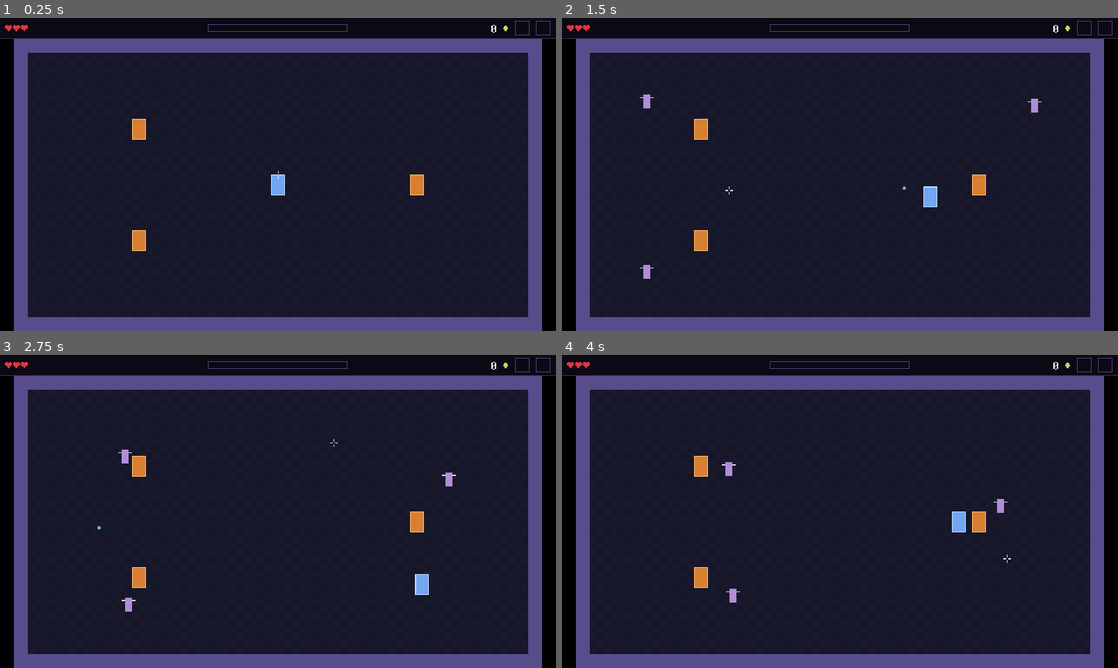
Above: before the commit, frames 1-4 (two rows, left to right).
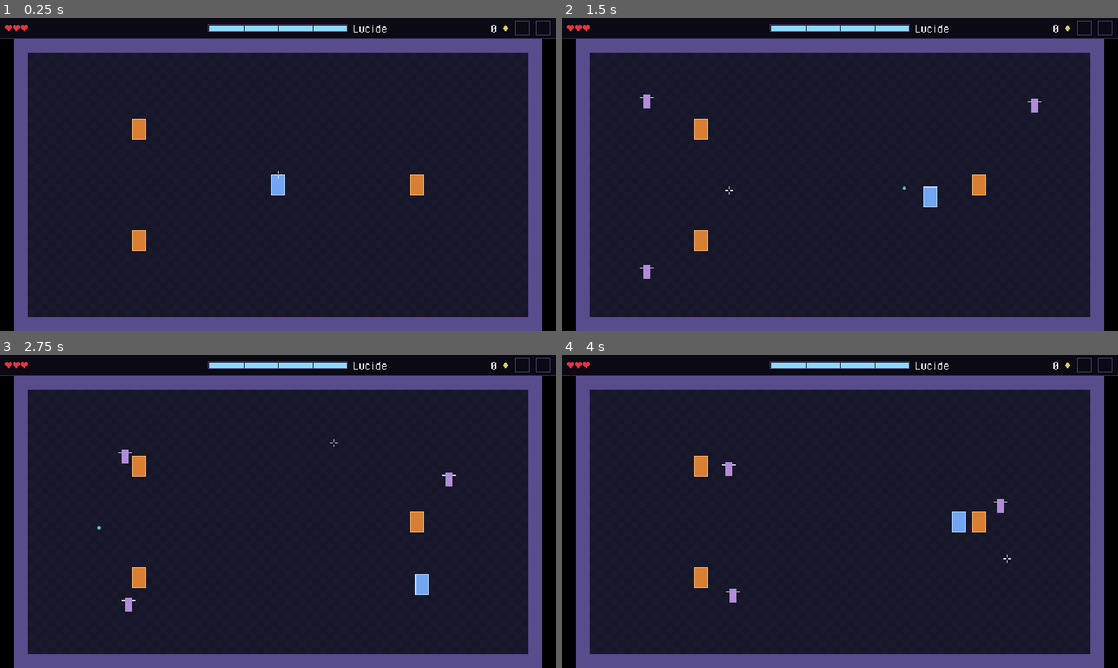
Above: after the commit, the same moments.

Repository: Kroustille/hypnagogia
Game: Godot game, scene res://main/main.tscn
The game is run twice, just before and just after one commit, with the same random seed, the same clock (stepped at 60 frames per second) and the same inputs.
Inputs (mouse positions are in pixels of both pictures, inside the frame that each line leads up to):
- Up to frame 1 (0.25 s): no input
- Up to frame 2 (1.5 s): tap Enter at 0.5 s; move the mouse to (962, 158) at 0.52 s; hold D (move_right) 0.53-1.28 s; tap Space (dash) at 0.6 s; move the mouse to (728, 190) at 1.27 s; hold S (move_down) from 1.28 s (still down); click (728, 190) at 1.35 s
- Up to frame 3 (2.75 s): move the mouse to (333, 442) at 2.02 s; release S (move_down) at 2.03 s; hold D (move_right) from 2.03 s (still down); tap 1 at 2.1 s
- Up to frame 4 (4 s): move the mouse to (812, 574) at 2.77 s; release D (move_right) at 2.78 s; hold W (move_up) 2.78-3.53 s; tap 2 at 2.85 s; move the mouse to (1006, 558) at 3.52 s; hold A (move_left) from 3.53 s (still down); tap 3 at 3.6 s

The runs differ from the first frame. In frame 1, 0.5% of the frame differs, in the area x 37-70%, y 2-5%; in frame 2, 0.5%; in frame 3, 0.5%; in frame 4, 0.5%.

Commit message:
feat(hud): show lucidity gauge and tier name in reserved place
Co-Authored-By: Claude Sonnet 5.5 <noreply@anthropic.com>

Diff:
--- a/game/ui/hud/hud.gd
+++ b/game/ui/hud/hud.gd
@@ -8,6 +8,12 @@
 const BAND_EDGE_COLOR: Color = Color(0.21, 0.18, 0.33)
 const MARGIN: int = 6
 const LUCIDITY_SLOT_SIZE: Vector2 = Vector2(160, 8)
+## Room right of the gauge for the tier name, up to the shards.
+const TIER_LABEL_WIDTH: int = 110
+const TIER_NAME_KEYS: Array[StringName] = [
+	&"UI_LUCIDITY_LUCID", &"UI_LUCIDITY_FLOATING", &"UI_LUCIDITY_DRIFT", &"UI_LUCIDITY_ABANDON",
+	&"UI_LUCIDITY_TOTAL_ABANDON",
+]
 const ITEM_SLOT_SIZE: Vector2 = Vector2(16, 16)
 const ITEM_SLOT_GAP: int = 8
 const SHARD_COLOR: Color = Color(0.85, 0.8, 0.4)
@@ -16,6 +22,9 @@
 
 var _hearts: HeartRow
 var _lucidity_slot: HudSlot
+var _lucidity_gauge: LucidityGauge
+var _tier_label: Label
+var _tier: int = -1
 var _active_item_slot: HudSlot
 var _consumable_slot: HudSlot
 var _shards_label: Label
@@ -35,6 +44,19 @@
 
 	_lucidity_slot = _make_slot("LucidityGaugeSlot", LUCIDITY_SLOT_SIZE, Vector2(
 		(Const.VIEWPORT.x - LUCIDITY_SLOT_SIZE.x) / 2.0, (Const.HUD_BAND_HEIGHT - LUCIDITY_SLOT_SIZE.y) / 2.0))
+	_lucidity_gauge = LucidityGauge.new()
+	_lucidity_gauge.name = "LucidityGauge"
+	_lucidity_gauge.position = _lucidity_slot.position
+	_lucidity_gauge.size = LUCIDITY_SLOT_SIZE
+	add_child(_lucidity_gauge) # a sibling over the frame: the slot itself stays empty
+	_tier_label = Label.new()
+	_tier_label.name = "TierLabel"
+	_tier_label.position = Vector2(_lucidity_slot.position.x + LUCIDITY_SLOT_SIZE.x + MARGIN, 0)
+	_tier_label.size = Vector2(TIER_LABEL_WIDTH, Const.HUD_BAND_HEIGHT)
+	_tier_label.vertical_alignment = VERTICAL_ALIGNMENT_CENTER
+	_tier_label.mouse_filter = Control.MOUSE_FILTER_IGNORE
+	add_child(_tier_label)
+	Events.lucidity_value_changed.connect(_on_events_lucidity_value_changed)
 
 	var slot_y: float = (Const.HUD_BAND_HEIGHT - ITEM_SLOT_SIZE.y) / 2.0
 	var consumable_x: float = Const.VIEWPORT.x - MARGIN - ITEM_SLOT_SIZE.x
@@ -64,6 +86,14 @@
 
 func item_slots() -> Array[HudSlot]:
 	return [_active_item_slot, _consumable_slot]
+
+
+func lucidity_gauge() -> LucidityGauge:
+	return _lucidity_gauge
+
+
+func tier_text() -> String:
+	return _tier_label.text
 
 
 func shards_text() -> String:
@@ -98,3 +128,10 @@
 
 func _on_events_player_hit(_damage: int, _source: int) -> void:
 	_hearts.flash()
+
+
+func _on_events_lucidity_value_changed(value: int, tier: int) -> void:
+	_lucidity_gauge.set_state(value, tier, _tier != -1 and tier != _tier)
+	if tier != _tier:
+		_tier = tier
+		_tier_label.text = tr(TIER_NAME_KEYS[clampi(tier, 0, TIER_NAME_KEYS.size() - 1)])
--- /dev/null
+++ b/game/ui/hud/lucidity_gauge.gd
@@ -0,0 +1,80 @@
+class_name LucidityGauge
+extends Control
+## The lucidity gauge of the HUD (story 3.1), drawn in code over the framed place HudSlot reserves (placeholder
+## look until epic 7). Display only: the HUD gives it the value and the tier, it never reads the game.
+## Tier limits come from Tuning.LUCIDITY (read-only).
+
+## Fill color of each tier, in the order of Lucidity.Tier: cold and bright when lucid, dark red in abandon.
+const TIER_COLORS: Array[Color] = [
+	Color(0.55, 0.85, 1.0),
+	Color(0.55, 0.7, 0.95),
+	Color(0.7, 0.55, 0.9),
+	Color(0.9, 0.45, 0.6),
+	Color(0.8, 0.2, 0.25),
+]
+const BACK_COLOR: Color = Color(0.1, 0.08, 0.18)
+const LIMIT_COLOR: Color = Color(0.04, 0.035, 0.08)
+const FLASH_COLOR: Color = Color(1.0, 1.0, 1.0)
+## How long the gauge flashes when the tier changes, in seconds (display only, real time; small surface).
+const FLASH_SECONDS: float = 0.3
+
+var _value: int = 0
+var _tier: int = 0
+var _flash_left: float = 0.0
+
+
+func _ready() -> void:
+	mouse_filter = Control.MOUSE_FILTER_IGNORE
+	set_process(false)
+
+
+## Sets what to show. A tier change (not the first state) starts the flash.
+func set_state(value: int, tier: int, announce: bool) -> void:
+	_value = value
+	_tier = tier
+	if announce:
+		_flash_left = FLASH_SECONDS
+		set_process(true)
+	queue_redraw()
+
+
+## Width in pixels of the filled part, inside the 1 px frame, never more than the inner width.
+func fill_width() -> int:
+	var inner: int = int(size.x) - 2
+	return clampi(roundi(float(inner) * _value / Tuning.LUCIDITY.max_value), 0, inner)
+
+
+## X of each limit line between two tiers, inside the gauge (the floor of a tier minus one is the top of the next).
+func limit_positions() -> Array[int]:
+	var inner: int = int(size.x) - 2
+	var result: Array[int] = []
+	for floor_value: int in Tuning.LUCIDITY.tier_floors:
+		if floor_value > 1:
+			result.append(1 + roundi(float(inner) * (floor_value - 1) / Tuning.LUCIDITY.max_value))
+	return result
+
+
+func fill_color() -> Color:
+	return TIER_COLORS[clampi(_tier, 0, TIER_COLORS.size() - 1)]
+
+
+func is_flashing() -> bool:
+	return _flash_left > 0.0
+
+
+func _process(delta: float) -> void:
+	_flash_left = maxf(_flash_left - delta, 0.0)
+	if _flash_left <= 0.0:
+		set_process(false)
+	queue_redraw()
+
+
+func _draw() -> void:
+	var inner_height: int = int(size.y) - 2
+	draw_rect(Rect2(1, 1, size.x - 2, inner_height), BACK_COLOR)
+	var color: Color = fill_color()
+	if _flash_left > 0.0:
+		color = color.lerp(FLASH_COLOR, _flash_left / FLASH_SECONDS)
+	draw_rect(Rect2(1, 1, fill_width(), inner_height), color)
+	for x: int in limit_positions():
+		draw_rect(Rect2(x, 1, 1, inner_height), LIMIT_COLOR)
Not shown, added: game/ui/hud/lucidity_gauge.gd.uid
